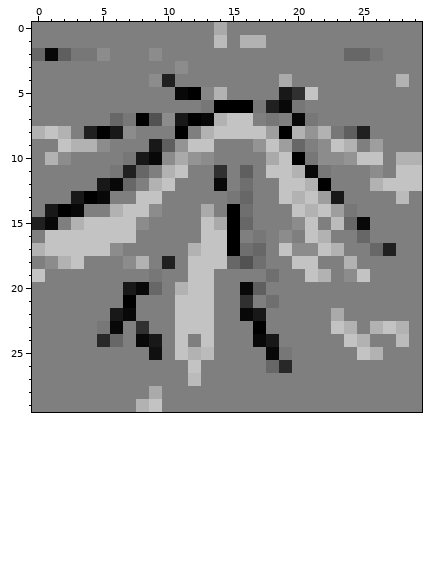
Two versions of one pixel-art sprite, resources/tile_hills_U.png. The first picture shows the starting point.
The file is 30x30 pixels. Colours within 5 levels of each other are drawn and written as one.
Once edited:
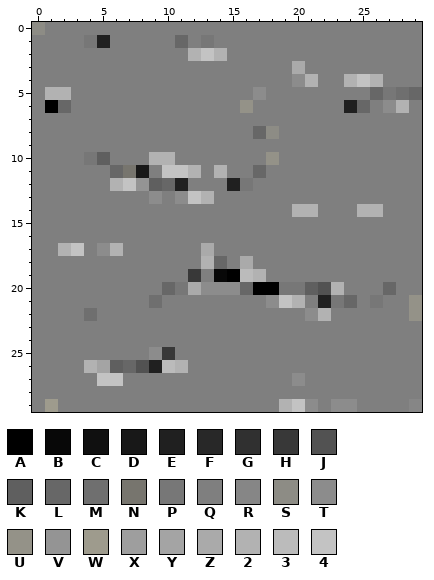
Palette (. is transparent): A #000000  B #080808  C #101010  D #181818  E #202020  F #282828  G #303030  H #383838  J #525252  K #5f5f5f  L #676767  M #6f6f6f  N #77756e  P #777777  Q #7f7f7f  R #868686  S #8d8c85  T #8c8c8c  U #949288  V #949494  W #9e9b8d  X #9e9e9e  Y #a4a4a4  Z #aaaaaa  2 #b2b2b2  3 #bbbbbb  4 #c3c3c3
The edit:
y 0: x 0 Q -> S; x 14 Z -> Q
y 1: x 4..5 QQ -> PE; x 11 Q -> L; x 13..14 Q3 -> PQ; x 16..17 22 -> QQ
y 2: x 0..5 LBKPPT -> QQQQQQ; x 9 T -> Q; x 12..14 QQQ -> 242; x 24..26 LLP -> QQQ
y 3: x 11 T -> Q; x 20 Q -> Z
y 4: x 9..10 TE -> QQ; x 19..21 ZQQ -> QT2; x 24..26 QQQ -> 242; x 28 2 -> Q
y 5: x 1..2 QQ -> 22; x 11..14 BAR2 -> QQQQ; x 17 Q -> T; x 19..21 DG4 -> QQQ; x 26..29 QQQQ -> LPML
y 6: x 1..2 QQ -> AL; x 13..20 PAAAPEBP -> QQQUQQQQ; x 24..25 QQ -> EL; x 27..28 QQ -> T2
y 7: x 6..16 LPAJTDAB244 -> QQQQQQQQQQQ; x 18 P -> Q; x 20..21 BP -> QQ
y 8: x 0..2 242 -> QQQ; x 4..7 EADT -> QQQQ; x 11 A -> Q; x 13..25 24444XA2V2PKE -> QQQQLSQQQQQQQ
y 9: x 2..5 422T -> QQQQ; x 9..13 DKV44 -> QQQQQ; x 17..20 V4XL -> QQQQ; x 22..24 T42 -> QQQ; x 26 X -> Q
y 10: x 1..2 2T -> QQ; x 4..5 QQ -> PK; x 7..13 PDBTZVT -> QQ22QQQ; x 18..26 Z4APTTV44 -> UQQQQQQQQ; x 28..29 22 -> QQ
y 11: x 6..8 PEL -> LND; x 10 2 -> 4; x 12 Q -> 2; x 14 G -> 2; x 16..22 KQ442BP -> QLQQQQQ; x 26 T -> Q; x 28..29 44 -> QQ
y 12: x 5..11 DBLQ24Q -> Q24VKLE; x 14..16 BQM -> QEP; x 19..22 442A -> QQQQ; x 26..29 2444 -> QQQQ
y 13: x 3..5 DAB -> QQQ; x 8..9 44 -> QT; x 11..13 QQQ -> T42; x 15..16 PL -> QQ; x 19..23 424XD -> QQQQQ; x 28 3 -> Q
y 14: x 1..3 DAB -> QQQ; x 6..9 244T -> QQQQ; x 13 Z -> Q; x 15..16 AM -> QQ; x 20 4 -> 2; x 22..26 4XPQQ -> QQQ22
y 15: x 0..1 EB -> QQ; x 3..8 24444T -> QQQQQQ; x 13..16 4ZAL -> QQQQ; x 20..21 T4 -> QQ; x 23..25 3LB -> QQQ
y 16: x 1..7 4444444 -> QQQQQQQ; x 13..15 44A -> QQQ; x 17 P -> Q; x 19 T -> Q; x 21..22 42 -> QQ; x 25 L -> Q
y 17: x 0..2 244 -> QQ2; x 4..6 44T -> QT2; x 12..17 244AML -> QZQQQQ; x 19..23 4TT42 -> QQQQQ; x 26..27 LE -> QQ
y 18: x 1..3 T24 -> QQQ; x 7..8 T2 -> QQ; x 10 E -> Q; x 12..17 444LJM -> Q2LQZQ; x 20..21 44 -> QQ; x 24 2 -> Q
y 19: x 0 4 -> Q; x 9 P -> Q; x 12..18 44QQQQM -> HQBA32Q; x 21..22 42 -> QQ; x 24..25 T4 -> QQ
y 20: x 7..23 DBLQ244QQBKQQQQQQ -> QQQLPZTTTLAAPPKJ2; x 27 Q -> L
y 21: x 7 A -> Q; x 9 Q -> M; x 11..13 444 -> QQQ; x 16 G -> Q; x 18..20 MQQ -> T42; x 22..24 QQQ -> EPL; x 26 Q -> P; x 29 Q -> U
y 22: x 4 Q -> M; x 6..7 DB -> QQ; x 11..13 444 -> QQQ; x 16..17 BD -> QQ; x 21..23 QQZ -> T2Q; x 29 Q -> U
y 23: x 5..6 PB -> QQ; x 8 G -> Q; x 11..13 444 -> QQQ; x 17 A -> Q; x 23..24 42 -> QQ; x 26..28 242 -> QQQ
y 24: x 5..6 FL -> QQ; x 8..9 BD -> QQ; x 11 4 -> Q; x 13 4 -> Q; x 17..18 BD -> QQ; x 24..25 42 -> QQ; x 28 3 -> Q
y 25: x 9..13 CQ423 -> THQQQ; x 18..19 BP -> QQ; x 25..26 42 -> QQ
y 26: x 4..12 QQQQQQQQ4 -> 2YKLJE32Q; x 18..19 LF -> QQ
y 27: x 5..6 QQ -> 44; x 12 3 -> Q; x 20 Q -> T
y 28: x 9 Z -> Q
y 29: x 1 Q -> W; x 8..9 24 -> QQ; x 19..21 QQQ -> 24T; x 23..24 QQ -> TT; x 29 Q -> R
Where, in picture pixels (left, top, right, bottom), the same in both pictures:
changed: (32, 22, 422, 412)
